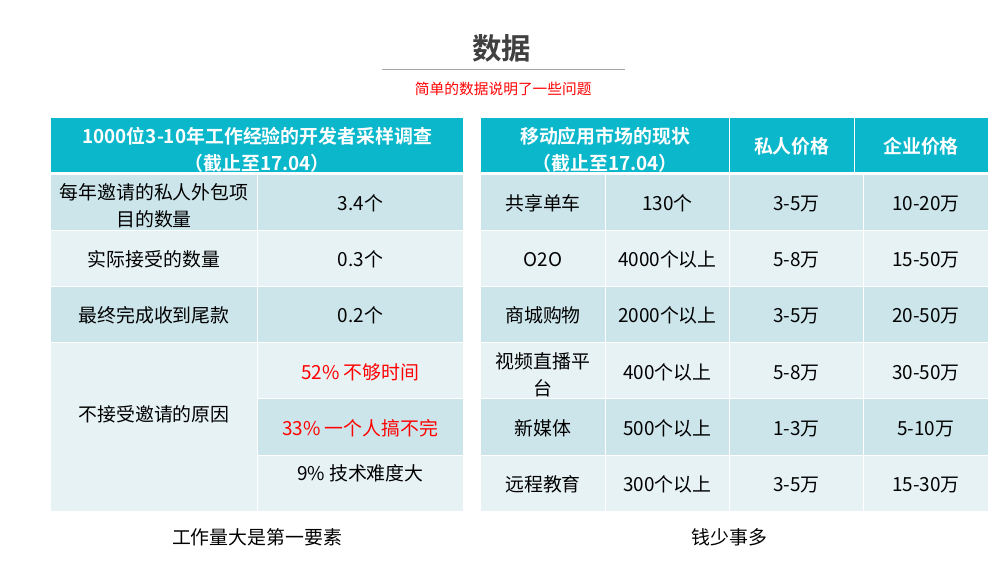
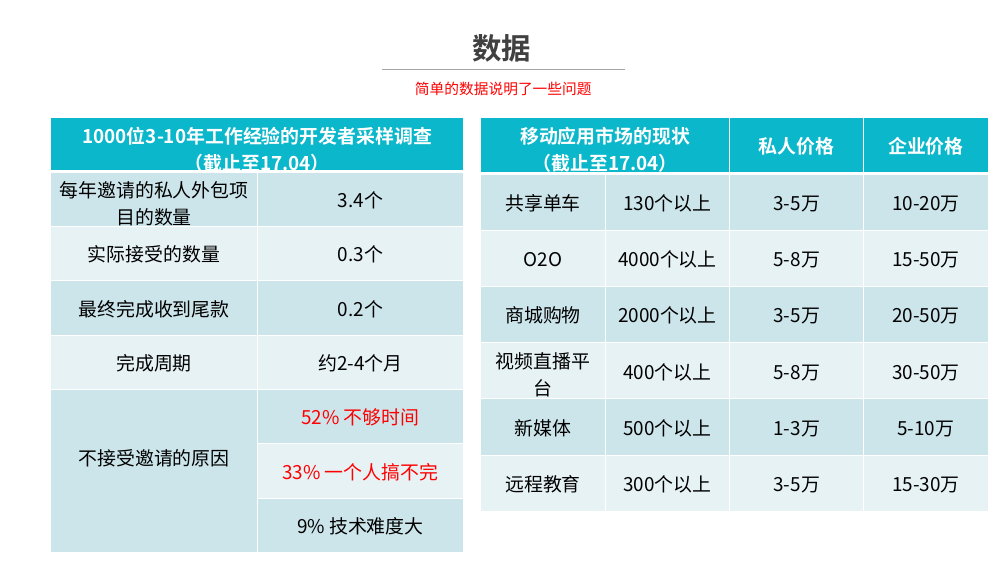
Before and after one commit to alucard263096/BP, a slide deck: slide 2 of App后端云 商业计划书 - v1 团队.pptx. Drawn at 1008x567 pixels with LibreOffice and Linux fonts; fonts in the diff are those of the drawing; background and template pictures are left out. Boxes give left, top, right and bottom in pixels: in the first picture for what was removed or moved away, otherwise in the second. Text is boxed around its words. In the diff, an @@ line names an element or a change of style, - is before the commit and + after.

Commit message:
完成需求说明

```diff
--- a/App后端云 商业计划书 - v1 团队.pptx
+++ b/App后端云 商业计划书 - v1 团队.pptx
@@ table at bbox=[51, 117, 464, 553] @@
+row 5: 完成周期 | 约2-4个月
@@ table at bbox=[481, 117, 989, 511] @@
-column 2, row 2: 130个
+column 2, row 2: 130个以上
-column 4: 企业价格 |  |  |  |  |  | 
-column 5:  | 10-20万 | 15-50万 | 20-50万 | 30-50万 | 5-10万 | 15-30万
+column 4: 企业价格 | 10-20万 | 15-50万 | 20-50万 | 30-50万 | 5-10万 | 15-30万
@@ text removed at bbox=[172, 528, 342, 546] @@
-工作量大是第一要素
@@ text removed at bbox=[692, 528, 768, 546] @@
-钱少事多
```
Also in this commit, not shown: 6 other slides changed, 3 slides added.
